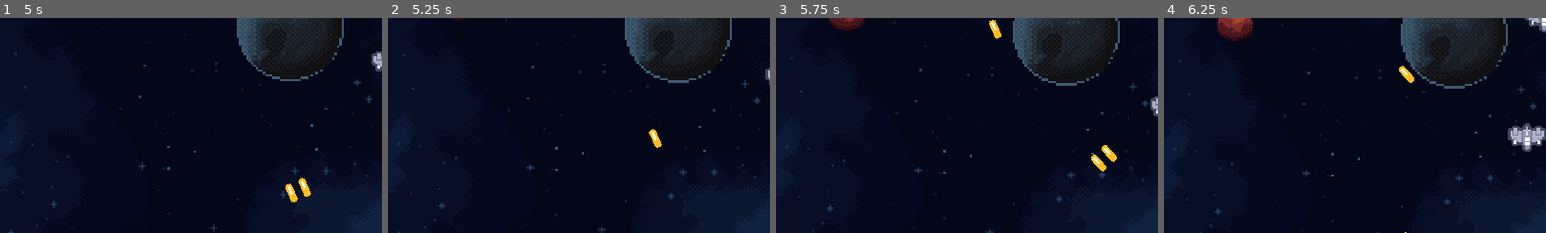
Above: before the commit, frames 1-4 (left to right).
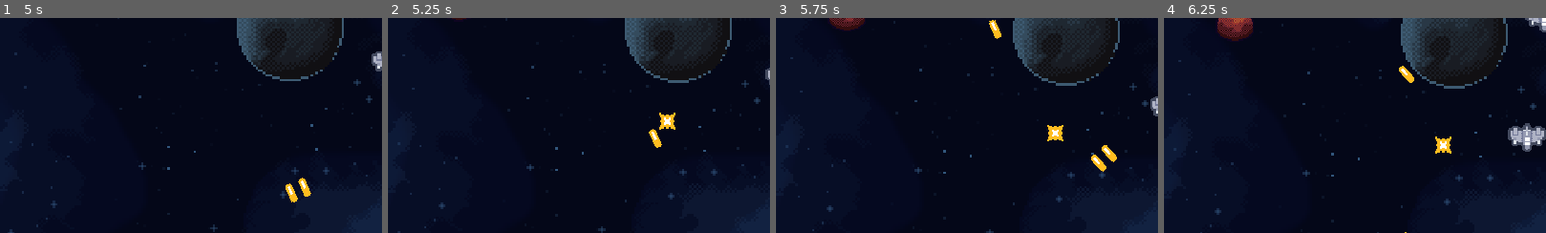
Above: after the commit, the same moments.

Repository: Deathofmatrix/23T3_GPG213_SHMUP
Game: Godot game, scene res://managers/scene_switcher.tscn
Same seed, same stepped clock (60 frames per second), same inputs: the game is played once before the commit and once after it. The engine's default icon, where the game draws it, is replaced by a stand-in: a white triangle on a blue panel in a dark square.
Inputs (mouse positions are % of the whole screen's width and height, from its top left):
- Up to frame 1 (5 s): click "START" at 0.5 s; click "START" at 1.25 s; move the mouse to (72, 45) at 2.02 s; press the mouse at (72, 45) at 2.03 s; hold D (right) 2.03-2.78 s; move the mouse to (30, 55) at 2.77 s; release the mouse at (30, 55) at 2.78 s; hold S (down) 2.78-3.53 s; click (30, 55) at 2.85 s; move the mouse to (60, 28) at 3.52 s; press the mouse at (60, 28) at 3.53 s; hold D (right) 3.53-4.28 s; right-click (60, 28) at 3.6 s; move the mouse to (45, 70) at 4.27 s; release the mouse at (45, 70) at 4.28 s; hold W (up) from 4.28 s (still down); click (45, 70) at 4.35 s
- Up to frame 2 (5.25 s): move the mouse to (80, 65) at 5.02 s; release W (up) at 5.03 s; press the mouse at (80, 65) at 5.03 s; hold A (left) from 5.03 s (still down)
- Up to frame 3 (5.75 s): keep holding A (left)
- Up to frame 4 (6.25 s): keep holding A (left); move the mouse to (20, 35) at 5.77 s; release the mouse at (20, 35) at 5.78 s; right-click (20, 35) at 5.85 s; click (20, 35) at 6.05 s
The pictures show only the part of the screen within x 27-77%, y 13-63%; the shares and areas given below are measured in that part.

Frame 1 is identical in both runs. In frame 2, 0.2% of the frame differs, in the area x 71-76%, y 44-52%; in frame 3, 0.2%, in the area x 71-76%, y 49-58%; in frame 4, 0.2%.

Commit message:
fixed xp scaling

Diff:
--- a/UI/hud.gd
+++ b/UI/hud.gd
@@ -1,3 +1,4 @@
+class_name HUD
 extends Control
 
 signal score_increased(current_score)
@@ -13,6 +14,7 @@
 @onready var high_score_text = %HighScoreText
 @onready var health_bar = %HealthBar
 @onready var health_text = %HealthText
+@onready var xp_bar = %XPBar
 
 func _ready():
 	_current_max_health = player_character.starting_max_health
@@ -36,6 +38,16 @@
 
 	health_text.text = str(_current_health, "/", _current_max_health)
 
+#leveling
+
+func update_xp_bar(current_xp):
+	xp_bar.value = current_xp
+
+func update_max_xp(xp_required):
+	xp_bar.value = 0
+	xp_bar.max_value = xp_required
+
+#finish
 
 func _on_player_player_health_updated(health):
 	_current_health = health
--- a/UI/hud.tscn
+++ b/UI/hud.tscn
@@ -1,9 +1,10 @@
-[gd_scene load_steps=7 format=3 uid="uid://d8xrnob8i15r"]
+[gd_scene load_steps=8 format=3 uid="uid://d8xrnob8i15r"]
 
 [ext_resource type="Script" path="res://UI/hud.gd" id="1_04bju"]
 [ext_resource type="Texture2D" uid="uid://beuthc3rus8od" path="res://UI/LeftGameUI.png" id="2_3q863"]
 [ext_resource type="Texture2D" uid="uid://bod6x7osmw61r" path="res://UI/BarFill.png" id="3_ugq3e"]
 [ext_resource type="Texture2D" uid="uid://8otolkdp2xj0" path="res://UI/RightGameUI.png" id="4_6yf2j"]
+[ext_resource type="Texture2D" uid="uid://l2inyxy15mou" path="res://UI/XPBarFill.png" id="4_uykw4"]
 
 [sub_resource type="LabelSettings" id="LabelSettings_rkrnn"]
 font_size = 7
@@ -53,6 +54,16 @@
 horizontal_alignment = 1
 vertical_alignment = 1
 
+[node name="XPBar" type="TextureProgressBar" parent="LeftPanelContainer/LeftBackground"]
+unique_name_in_owner = true
+layout_mode = 0
+offset_left = 18.0
+offset_top = 202.0
+offset_right = 78.0
+offset_bottom = 222.0
+max_value = 10.0
+texture_progress = ExtResource("4_uykw4")
+
 [node name="RightPanelContainer" type="PanelContainer" parent="."]
 custom_minimum_size = Vector2(96, 0)
 layout_mode = 1
--- a/enemies/enemy_spawner.gd
+++ b/enemies/enemy_spawner.gd
@@ -20,7 +20,7 @@
 	max_x_spawn = marker_max_x_spawn.position.x
 
 func _process(_delta):
-	if Time.get_ticks_msec()/1000 > 120:
+	if round(Time.get_ticks_msec()/1000) > 120:
 		$CreationTimer.wait_time = 0.5
 	elif Time.get_ticks_msec()/1000 > 60:
 		$CreationTimer.wait_time = 1
--- a/levels/Scenes/level_01.tscn
+++ b/levels/Scenes/level_01.tscn
@@ -30,9 +30,10 @@
 text = "MAINMENU"
 metadata/_edit_use_anchors_ = true
 
-[node name="Player" parent="." instance=ExtResource("1_5a0w1")]
+[node name="Player" parent="." node_paths=PackedStringArray("hud") instance=ExtResource("1_5a0w1")]
 position = Vector2(0, 150)
 rotation = -1.5708
+hud = NodePath("../HUDCanvas/HUD")
 
 [node name="EnemySpawner" parent="." instance=ExtResource("5_nfb7c")]
 position = Vector2(-320, -180)
--- a/pickups/xp/experience.gd
+++ b/pickups/xp/experience.gd
@@ -1,6 +1,7 @@
 extends Area2D
 
 @export var speed = 100
+@export var xp_value = 1
 
 var direction = Vector2.DOWN
 var is_collected = false
--- a/pickups/xp/xp_spawner.gd
+++ b/pickups/xp/xp_spawner.gd
@@ -8,7 +8,7 @@
 	EventManager.connect("enemy_destroyed", spawn_xp)
 
 func spawn_xp(pos, _points):
-	if randi_range(0,10) <= 4: return
+#	if randi_range(0,10) <= 4: return
 
 	var xp = ExperienceScene.instantiate()
 	xp.position = pos
--- a/player/player.gd
+++ b/player/player.gd
@@ -6,9 +6,14 @@
 signal player_killed
 
 @export var health_system: HealthSystem
+@export var hud: HUD
 @export var movement_data: MovementData
 @export var weapons: Array[Weapon]
 @export var starting_max_health = 100
+
+@export var current_level = 1
+@export var current_xp = 1
+@export var current_xp_required = 1
 
 var screen_half_height: int = 180
 var screen_half_width: int = 224
@@ -91,7 +96,6 @@
 	health_system.handle_damage(10)
 
 
-
 func _on_health_system_health_updated(health):
 	player_health_updated.emit(health)
 
@@ -100,11 +104,15 @@
 	player_max_health_updated.emit(max_health)
 
 
-func _on_xp_collector_area_entered(area):
-	area.is_collected = true
-	await get_tree().create_timer(0.2).timeout
-	area.queue_free()
+func _on_health_system_killed():
+	emit_signal("player_killed")
 
 
-func _on_health_system_killed():
-	emit_signal("player_killed")
+func _on_xp_manager_leveled_up(required_xp):
+	current_xp_required = required_xp
+	hud.update_max_xp(current_xp_required)
+
+
+func _on_xp_manager_xp_updated(xp):
+	current_xp = xp
+	hud.update_xp_bar(current_xp)
--- a/player/player.tscn
+++ b/player/player.tscn
@@ -1,11 +1,13 @@
-[gd_scene load_steps=14 format=3 uid="uid://31dxe106neto"]
+[gd_scene load_steps=15 format=3 uid="uid://31dxe106neto"]
 
 [ext_resource type="Script" path="res://player/player.gd" id="1_d1dy8"]
 [ext_resource type="Texture2D" uid="uid://betucd1cqgsyb" path="res://player/ship_0000.png" id="1_m4lro"]
 [ext_resource type="Resource" uid="uid://cbehduvyfi0cg" path="res://player/resources/movement_data_playtest.tres" id="2_a52vq"]
 [ext_resource type="PackedScene" uid="uid://ch2ay0rg10jid" path="res://weapons/pistol/pistol.tscn" id="3_isbyh"]
 [ext_resource type="Shader" uid="uid://bxglgqho27r6p" path="res://shaders/hit_flash_shader.tres" id="3_ouby8"]
+[ext_resource type="PackedScene" uid="uid://bbhn84hirt6hd" path="res://player/xp_collector.tscn" id="5_65dra"]
 [ext_resource type="PackedScene" uid="uid://b0ip1ow4i64ql" path="res://player/resources/health_system.tscn" id="5_634nx"]
+[ext_resource type="PackedScene" uid="uid://dtc87bt45mxrq" path="res://player/xp_manager.tscn" id="5_t24r3"]
 
 [sub_resource type="ShaderMaterial" id="ShaderMaterial_3nm0x"]
 resource_local_to_scene = true
@@ -16,9 +18,6 @@
 [sub_resource type="CapsuleShape2D" id="CapsuleShape2D_25jxs"]
 radius = 5.0
 height = 16.0
-
-[sub_resource type="CircleShape2D" id="CircleShape2D_r4lg8"]
-radius = 30.0167
 
 [sub_resource type="CapsuleShape2D" id="CapsuleShape2D_5swk7"]
 radius = 9.0
@@ -78,13 +77,10 @@
 [node name="CollisionShape2D" type="CollisionShape2D" parent="."]
 shape = SubResource("CapsuleShape2D_25jxs")
 
-[node name="XPCollector" type="Area2D" parent="."]
-collision_layer = 0
-collision_mask = 32
+[node name="XPManager" parent="." instance=ExtResource("5_t24r3")]
 
-[node name="CollisionShape2D" type="CollisionShape2D" parent="XPCollector"]
-shape = SubResource("CircleShape2D_r4lg8")
-debug_color = Color(0.866667, 0, 0.862745, 0.419608)
+[node name="XPCollector" parent="." node_paths=PackedStringArray("xp_manager") instance=ExtResource("5_65dra")]
+xp_manager = NodePath("../XPManager")
 
 [node name="CurrentWeapons" type="Node2D" parent="."]
 unique_name_in_owner = true
@@ -106,7 +102,8 @@
 "": SubResource("AnimationLibrary_13n0k")
 }
 
-[connection signal="area_entered" from="XPCollector" to="." method="_on_xp_collector_area_entered"]
+[connection signal="leveled_up" from="XPManager" to="." method="_on_xp_manager_leveled_up"]
+[connection signal="xp_updated" from="XPManager" to="." method="_on_xp_manager_xp_updated"]
 [connection signal="health_updated" from="HealthSystem" to="." method="_on_health_system_health_updated"]
 [connection signal="killed" from="HealthSystem" to="." method="_on_health_system_killed"]
 [connection signal="max_health_updated" from="HealthSystem" to="." method="_on_health_system_max_health_updated"]
--- /dev/null
+++ b/player/xp_collector.gd
@@ -0,0 +1,13 @@
+class_name XPCollector
+extends Area2D
+
+signal xp_collected(value)
+
+@export var xp_manager: XPManager
+
+func _on_area_entered(area):
+	area.is_collected = true
+	await get_tree().create_timer(0.2).timeout
+	area.queue_free()
+#	emit_signal("xp_collected", area.xp_value)
+	xp_manager.gain_xp(area.xp_value)
--- /dev/null
+++ b/player/xp_collector.tscn
@@ -0,0 +1,17 @@
+[gd_scene load_steps=3 format=3 uid="uid://bbhn84hirt6hd"]
+
+[ext_resource type="Script" path="res://player/xp_collector.gd" id="1_8vngl"]
+
+[sub_resource type="CircleShape2D" id="CircleShape2D_r4lg8"]
+radius = 30.0167
+
+[node name="XPCollector" type="Area2D"]
+collision_layer = 0
+collision_mask = 32
+script = ExtResource("1_8vngl")
+
+[node name="CollisionShape2D" type="CollisionShape2D" parent="."]
+shape = SubResource("CircleShape2D_r4lg8")
+debug_color = Color(0.866667, 0, 0.862745, 0.419608)
+
+[connection signal="area_entered" from="." to="." method="_on_area_entered"]
--- /dev/null
+++ b/player/xp_manager.gd
@@ -0,0 +1,29 @@
+class_name XPManager
+extends Node2D
+
+signal leveled_up(xp_required)
+signal xp_updated(current_xp)
+
+# leveling system
+@export var current_xp_level: int = 1
+
+var current_xp: int = 0
+var current_xp_total: int = 0
+var current_xp_required: int = get_required_xp(current_xp_level + 1)
+
+
+func get_required_xp(level):
+	return round(pow(level, 1.8) + level * 4)
+
+func gain_xp(amount):
+	current_xp_total += amount
+	current_xp += amount
+	if current_xp >= current_xp_required:
+		current_xp = 0
+		level_up()
+	emit_signal("xp_updated", current_xp)
+
+func level_up():
+	current_xp_level += 1
+	current_xp_required = get_required_xp(current_xp_level)
+	emit_signal("leveled_up", current_xp_required)
--- /dev/null
+++ b/player/xp_manager.tscn
@@ -0,0 +1,6 @@
+[gd_scene load_steps=2 format=3 uid="uid://dtc87bt45mxrq"]
+
+[ext_resource type="Script" path="res://player/xp_manager.gd" id="1_nr3hc"]
+
+[node name="XPManager" type="Node2D"]
+script = ExtResource("1_nr3hc")
--- a/weapons/pistol/pistol.gd
+++ b/weapons/pistol/pistol.gd
@@ -20,7 +20,7 @@
 func shoot_bullet():
 	if not can_shoot: return
 	for spawn_point in bullet_spawns.get_children():
-		var new_bullet = spawn_bullet(spawn_point)
+		var _new_bullet = spawn_bullet(spawn_point)
 
 	shoot_speed_timer.start()
 	can_shoot = false
Binary file added: UI/XPBarFill.png
Not shown, added: UI/XPBarFill.png.import
